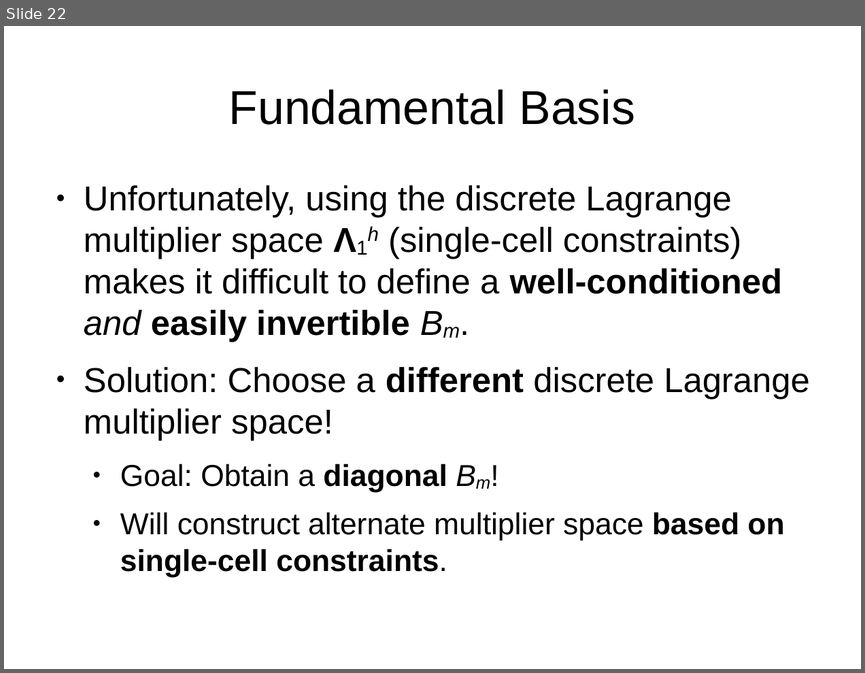
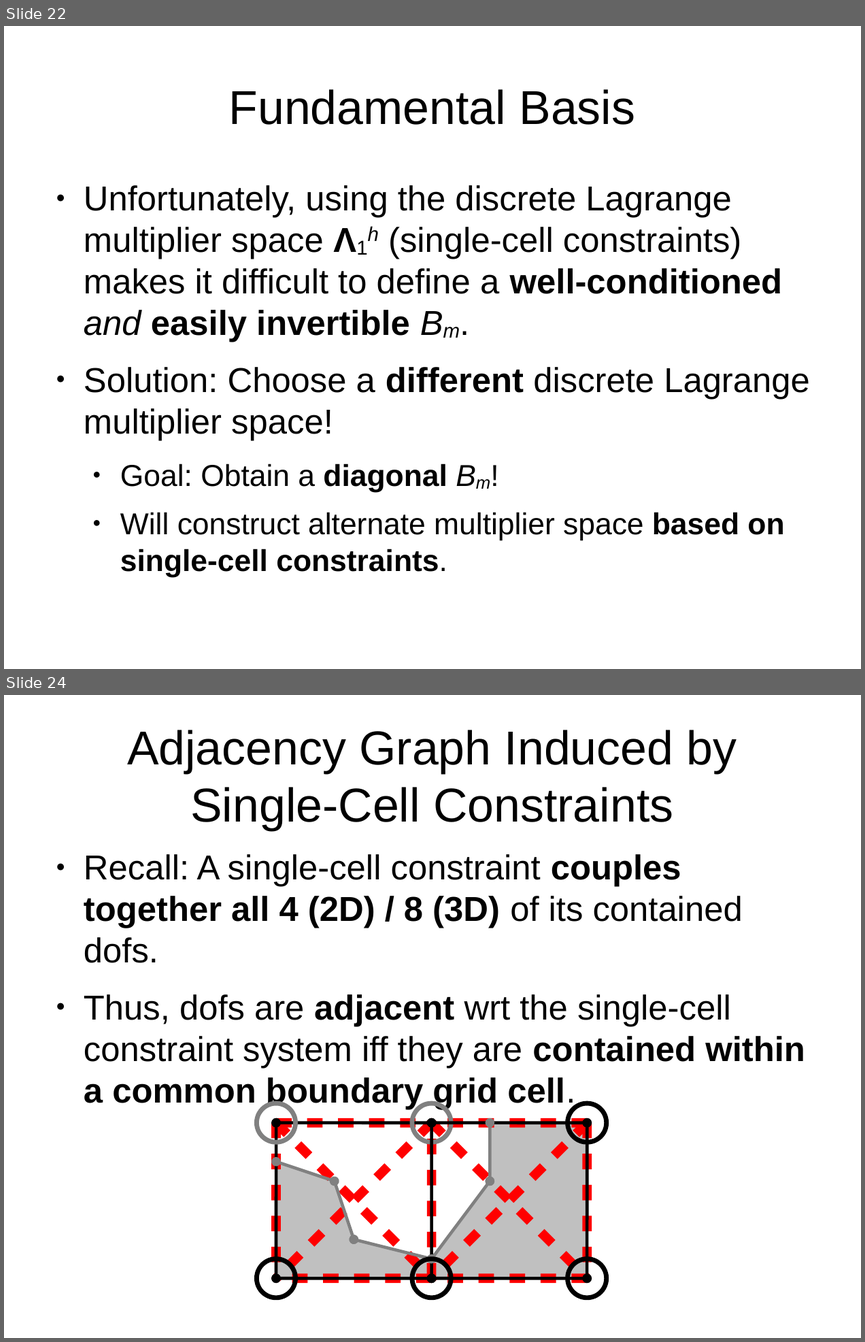
Before and after one commit to jhellrung/documents, a slide deck: presentations/sandia.2011.11.08/slides.odp. Shown one above the other, each under a label of ours: slide 22 before the commit, slides 22 and 24 after it; the slides between them are not shown. The pictures are 865x673 and 865x1342 pixels, drawn with LibreOffice and Linux fonts; fonts in the diff are those of the drawing. Boxes give left, top, right and bottom in pixels: in the first picture for what was removed or moved away, otherwise in the second. Text is boxed around its words. In the diff, an @@ line names an element or a change of style, - is before the commit and + after.

```diff
--- a/presentations/sandia.2011.11.08/slides.odp
+++ b/presentations/sandia.2011.11.08/slides.odp
@@ slide 24 added at <box>4,695,861,1338</box>, background #FFFFFF @@
@@ title added at <box>127,730,737,830</box>, 44 pt, text #000000 @@
+Adjacency Graph Induced by Single-Cell Constraints
@@ text added at <box>84,854,805,1109</box>, 32 pt, text #000000 @@
+● Recall: A single-cell constraint couples together all 4 (2D) / 8 (3D) of its contained dofs.
+● Thus, dofs are adjacent wrt the single-cell constraint system iff they are contained within a common boundary grid cell.
@@ ellipse added at <box>257,1103,296,1142</box>, outline #808080 4.31 pt @@
@@ line added from (276, 1123) to (432, 1123), #FF0000 8.65 pt @@
@@ line added from (432, 1123) to (276, 1278), #FF0000 8.65 pt @@
@@ line added from (276, 1123) to (276, 1278), #FF0000 8.65 pt @@
@@ line added from (276, 1123) to (432, 1278), #FF0000 8.65 pt @@
@@ double arrow added from (276, 1278) to (276, 1123), #000000 2.89 pt @@
@@ double arrow added from (276, 1123) to (432, 1123), #000000 2.89 pt @@
@@ ellipse added at <box>412,1103,451,1142</box>, outline #808080 4.31 pt @@
@@ freeform shape added at <box>432,1123,587,1278</box>, fill #C0C0C0 @@
@@ line added from (432, 1278) to (432, 1123), #FF0000 8.65 pt @@
@@ line added from (432, 1123) to (587, 1278), #FF0000 8.65 pt @@
@@ line added from (587, 1123) to (432, 1123), #FF0000 8.65 pt @@
@@ line added from (587, 1123) to (432, 1278), #FF0000 8.65 pt @@
@@ double arrow added from (432, 1278) to (432, 1123), #000000 2.89 pt @@
@@ double arrow added from (432, 1123) to (587, 1123), #000000 2.89 pt @@
@@ double arrow added from (490, 1181) to (490, 1123), #808080 2.89 pt @@
@@ ellipse added at <box>568,1103,606,1142</box>, outline #000000 4.31 pt @@
@@ line added from (587, 1123) to (587, 1278), #FF0000 8.65 pt @@
@@ double arrow added from (587, 1278) to (587, 1123), #000000 2.89 pt @@
@@ freeform shape added at <box>276,1161,432,1278</box>, fill #C0C0C0 @@
@@ double arrow added from (276, 1161) to (334, 1181), #808080 2.89 pt @@
@@ double arrow added from (354, 1239) to (334, 1181), #808080 2.89 pt @@
@@ double arrow added from (490, 1181) to (432, 1259), #808080 2.89 pt @@
@@ double arrow added from (354, 1239) to (432, 1259), #808080 2.89 pt @@
@@ ellipse added at <box>257,1259,296,1297</box>, outline #000000 4.31 pt @@
@@ ellipse added at <box>412,1259,451,1297</box>, outline #000000 4.31 pt @@
@@ ellipse added at <box>568,1259,606,1297</box>, outline #000000 4.31 pt @@
@@ line added from (432, 1278) to (276, 1278), #FF0000 8.65 pt @@
@@ double arrow added from (276, 1278) to (432, 1278), #000000 2.89 pt @@
@@ line added from (587, 1278) to (432, 1278), #FF0000 8.65 pt @@
@@ double arrow added from (432, 1278) to (587, 1278), #000000 2.89 pt @@
```
Also in this commit, not shown: 4 slides changed, 2 other slides added.
